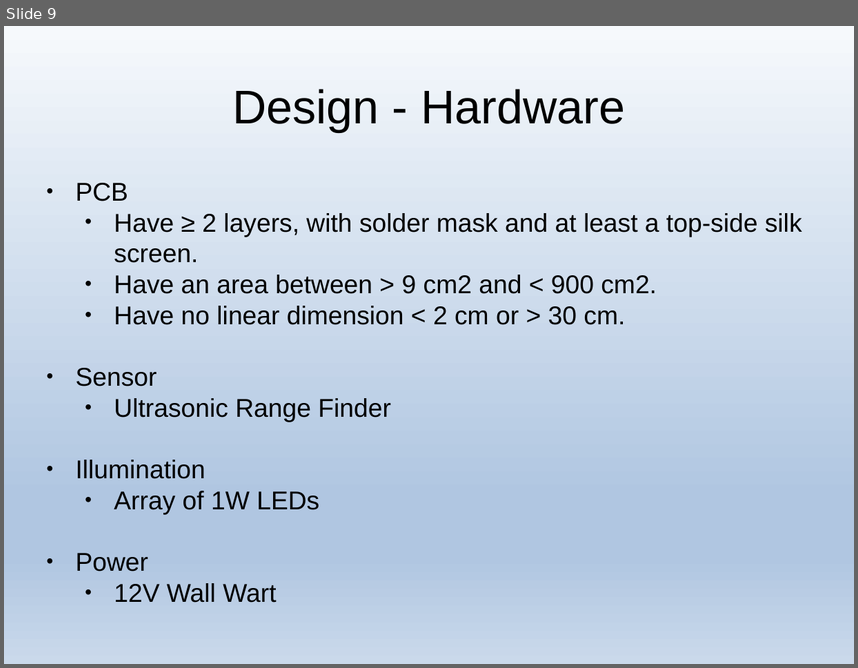
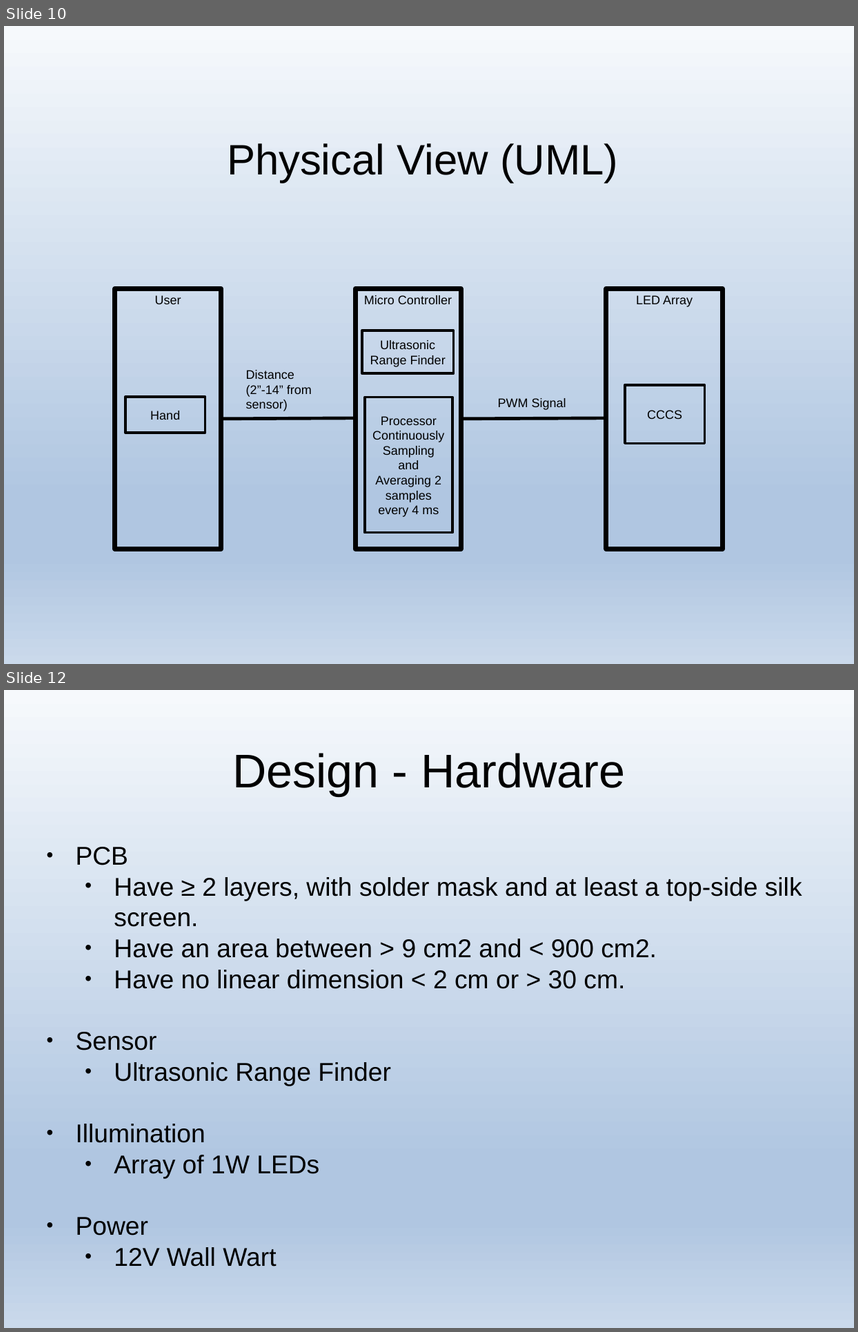
Before and after one commit to j1mb0/ECE411, a slide deck: T03_Final_Presentation.pptx. Shown one above the other, each under a label of ours: slide 9 before the commit, slides 10 and 12 after it; the slides between them are not shown. The pictures are 858x668 and 858x1332 pixels, drawn with LibreOffice and Linux fonts; fonts in the diff are those of the drawing. Boxes give left, top, right and bottom in pixels: in the first picture for what was removed or moved away, otherwise in the second. Text is boxed around its words. In the diff, an @@ line names an element or a change of style, - is before the commit and + after.

```diff
--- a/T03_Final_Presentation.pptx
+++ b/T03_Final_Presentation.pptx
@@ slide 10 added at (x1=4, y1=26, x2=854, y2=664), background gradient #F6F9FC to #B0C6E1 to #CAD9EB @@
@@ text added at (x1=227, y1=143, x2=618, y2=183), 39.7 pt, text #000000 @@
+Physical View (UML)
@@ rectangle added at (x1=115, y1=288, x2=221, y2=548), outline #000000 4.5 pt, 11.6 pt, text #000000 @@
+User
@@ rectangle added at (x1=356, y1=288, x2=461, y2=548), outline #000000 4.5 pt, 11.6 pt, text #000000 @@
+Micro Controller
@@ rectangle added at (x1=606, y1=288, x2=723, y2=548), outline #000000 4.5 pt, 11.6 pt, text #000000 @@
+LED Array
@@ rectangle added at (x1=362, y1=331, x2=454, y2=374), outline #000000 2.25 pt, 11.6 pt, text #000000 @@
+Ultrasonic Range Finder
@@ text added at (x1=246, y1=370, x2=312, y2=411), 11.6 pt, text #000000 @@
+Distance
+(2”-14” from sensor)
@@ rectangle added at (x1=126, y1=397, x2=205, y2=433), outline #000000 2.25 pt, 11.6 pt, text #000000 @@
+Hand
@@ rectangle added at (x1=365, y1=397, x2=453, y2=533), outline #000000 2.25 pt, 11.6 pt, text #000000 @@
+Processor Continuously
+Sampling and Averaging 2 samples every 4 ms
@@ text added at (x1=498, y1=398, x2=566, y2=410), 11.6 pt, text #000000 @@
+PWM Signal
@@ rectangle added at (x1=625, y1=385, x2=704, y2=443), outline #000000 2.25 pt, 11.6 pt, text #000000 @@
+CCCS
@@ line added from (221, 419) to (356, 418), #000000 3 pt @@
@@ line added from (460, 419) to (607, 418), #000000 3 pt @@
@@ what was slide 9 is now slide 12 @@
```
Also in this commit, not shown: 7 slides changed, 3 other slides added, 2 other files.
